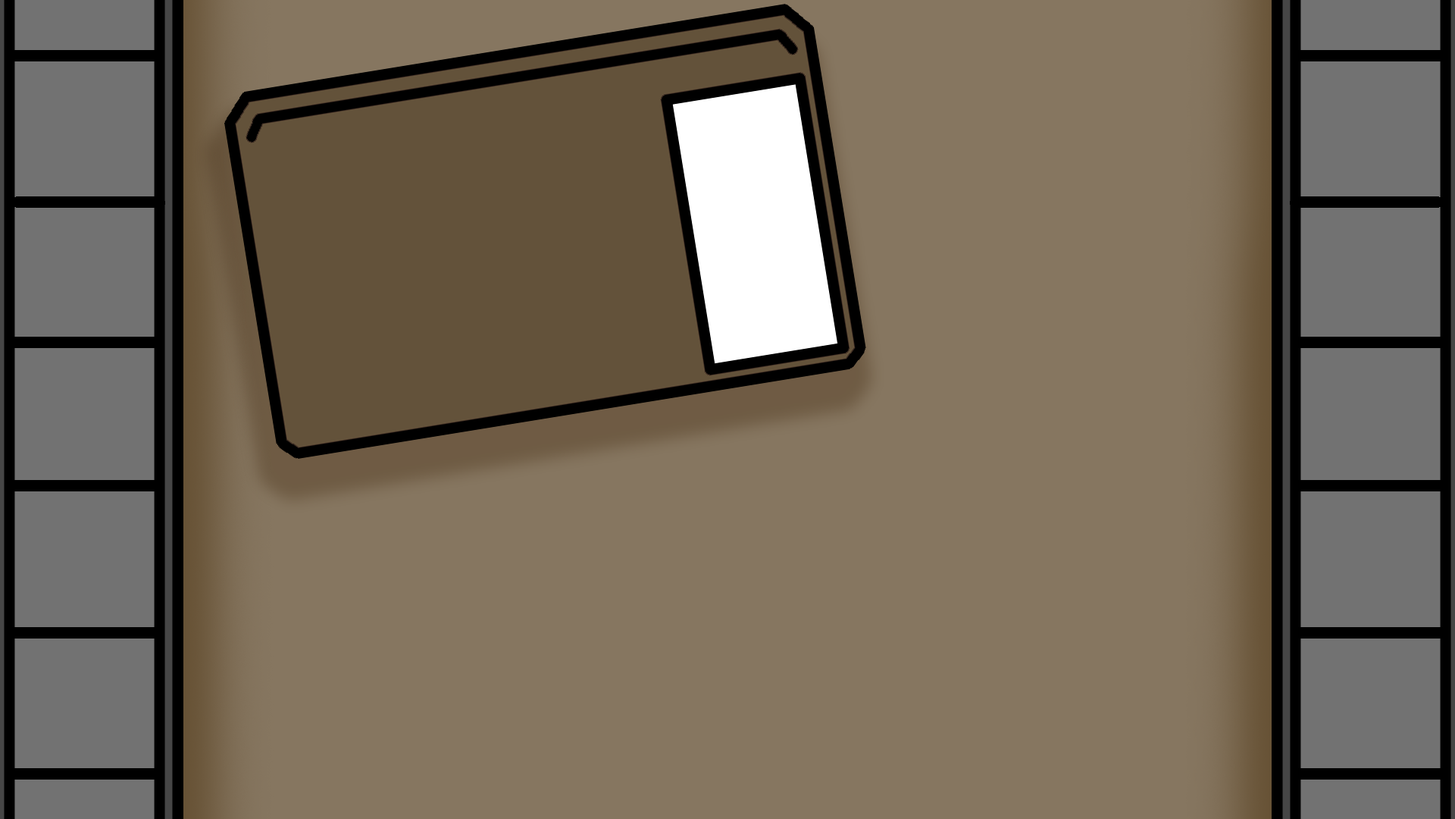
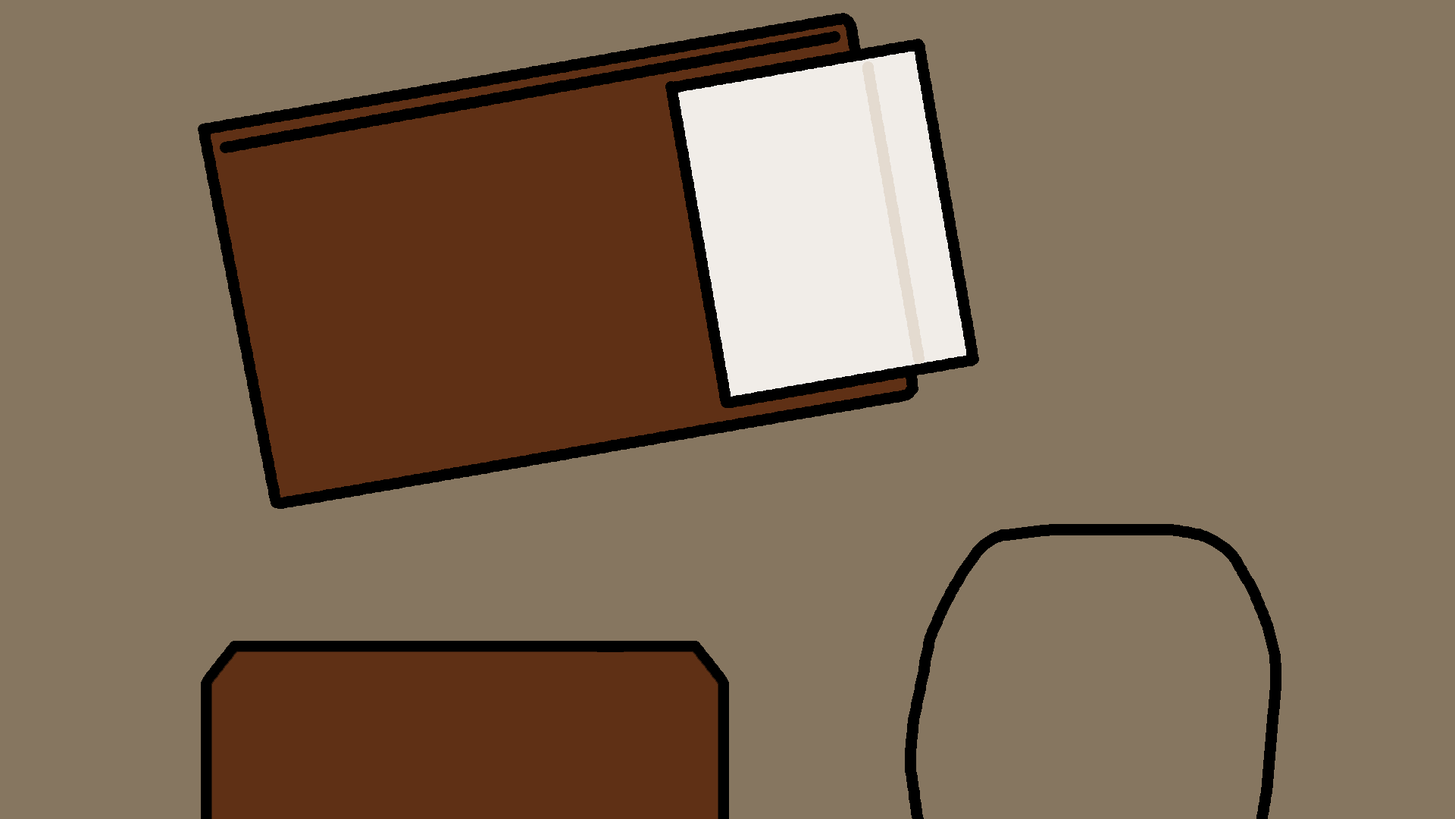
Revision of a layered (1455, 819) image; what changed, layer by layer:
renamed "Layer 4" to "Layer 16", painted on it over [197, 3, 1282, 819]
removed group "Belt" (2 layers) over [0, 0, 1455, 819]
removed layer "Layer 2" from group "Belt" over [4, 50, 1451, 780]
removed layer "Layer 3" from group "Belt" over [0, 0, 1455, 819]
painted on "Layer 6" over [0, 0, 1455, 819]
removed layer "Layer 5" over [0, 0, 1455, 819]
